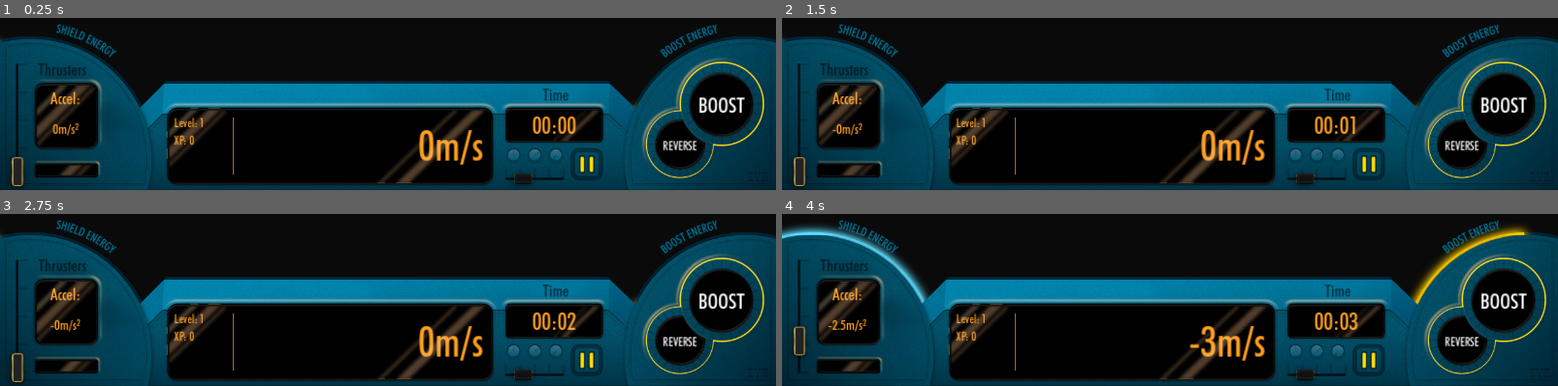
Above: before the commit, frames 1-4 (two rows, left to right).
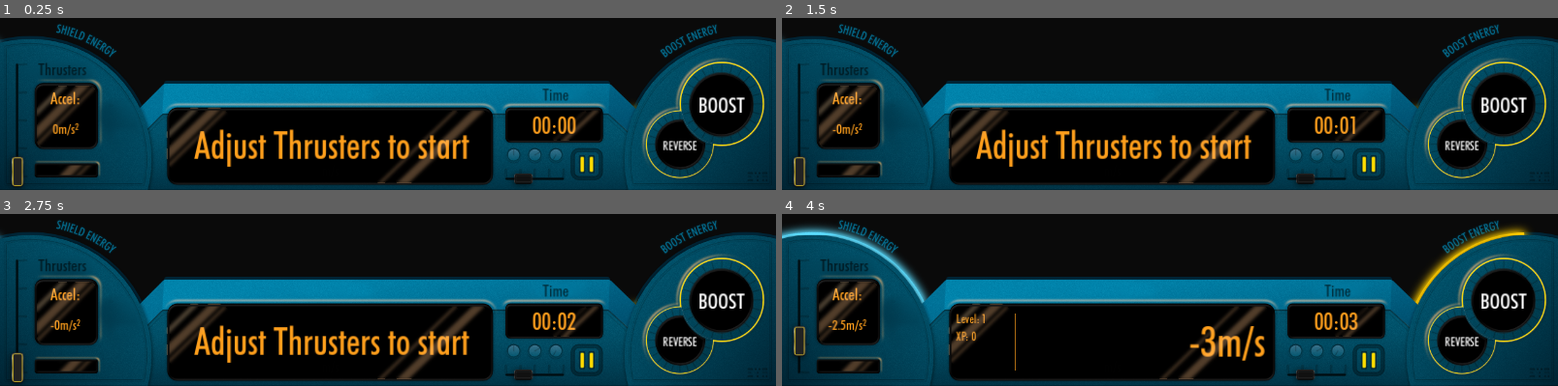
Above: after the commit, the same moments.

Repository: Harmoen/Never-Stop
Game: Godot game, scene res://source/ui/control_panel.tscn
Same seed, same stepped clock (60 frames per second), same inputs: the game is played once before the commit and once after it. This scene is started directly instead of the project's main scene.
Inputs (mouse positions are in pixels of both pictures, inside the frame that each line leads up to):
- Up to frame 1 (0.25 s): no input
- Up to frame 2 (1.5 s): click "BOOST" at 0.5 s; click "REVERSE" at 1.25 s
- Up to frame 3 (2.75 s): click (589, 360) at 2 s
- Up to frame 4 (4 s): tap Enter at 2.75 s; move the mouse to (outside the picture) at 2.77 s; press the mouse at (outside the picture) at 2.78 s; hold D (throttle_up) 2.78-3.53 s; tap Space at 3.5 s; move the mouse to (outside the picture) at 3.52 s; release the mouse at (outside the picture) at 3.53 s; hold S (down) from 3.53 s (still down); click (outside the picture) at 3.6 s

The runs differ from the first frame. In frame 1, 3.1% of the frame differs, in the area x 22-63%, y 57-92%; in frame 2, 3.1%; in frame 3, 3.1%; in frame 4, nothing differs.
Error before the commit: Invalid call. Nonexistent function '_on_ship_boost_start' in base 'Nil'. (res://source/ui/control_panel.gd:117)
Error after the commit: Invalid call. Nonexistent function '_on_ship_boost_start' in base 'Nil'. (res://source/ui/control_panel.gd:119)

Commit message:
Updated Pickup Sound

Diff:
--- a/source/global/AudioManager.tscn
+++ b/source/global/AudioManager.tscn
@@ -11,7 +11,7 @@
 [sub_resource type="AudioStreamRandomizer" id="AudioStreamRandomizer_v1rva"]
 
 [sub_resource type="AudioStreamRandomizer" id="AudioStreamRandomizer_puymi"]
-random_pitch = 1.04
+random_pitch = 1.05
 random_volume_offset_db = 1.15
 streams_count = 1
 stream_0/stream = ExtResource("2_m8e6q")
--- a/source/ui/control_panel.gd
+++ b/source/ui/control_panel.gd
@@ -73,6 +73,8 @@
 func _on_game_started() -> void:
 	current_boost_fuel = max_boost_fuel * 0.8
 	update_shield_bar(1.0)
+	%IntroLabel.hide()
+	%CenterPanel.show()
 
 
 func _on_game_restarted() -> void:
--- a/source/ui/control_panel.tscn
+++ b/source/ui/control_panel.tscn
@@ -276,7 +276,23 @@
 horizontal_alignment = 1
 vertical_alignment = 1
 
+[node name="IntroLabel" type="Label" parent="."]
+unique_name_in_owner = true
+custom_minimum_size = Vector2(406.895, 0)
+offset_left = 295.0
+offset_top = 596.0
+offset_right = 800.0
+offset_bottom = 697.0
+theme_override_colors/font_color = Color(1, 0.623529, 0.109804, 1)
+theme_override_fonts/font = ExtResource("8_pqu2n")
+theme_override_font_sizes/font_size = 62
+text = "Adjust Thrusters to start"
+horizontal_alignment = 1
+vertical_alignment = 1
+
 [node name="CenterPanel" type="HBoxContainer" parent="."]
+unique_name_in_owner = true
+visible = false
 offset_left = 287.0
 offset_top = 596.0
 offset_right = 798.0
Not shown, changed: assets/audio/sound_effects/pickup.wav
